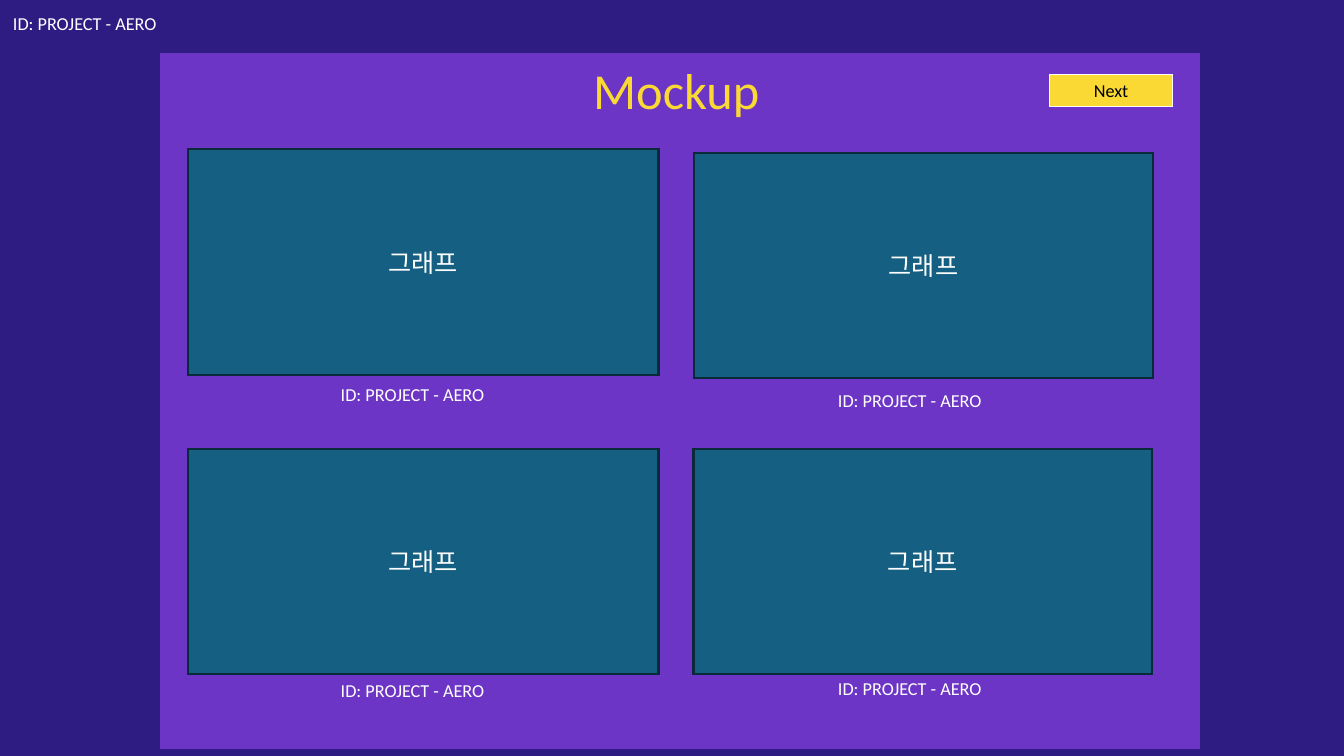
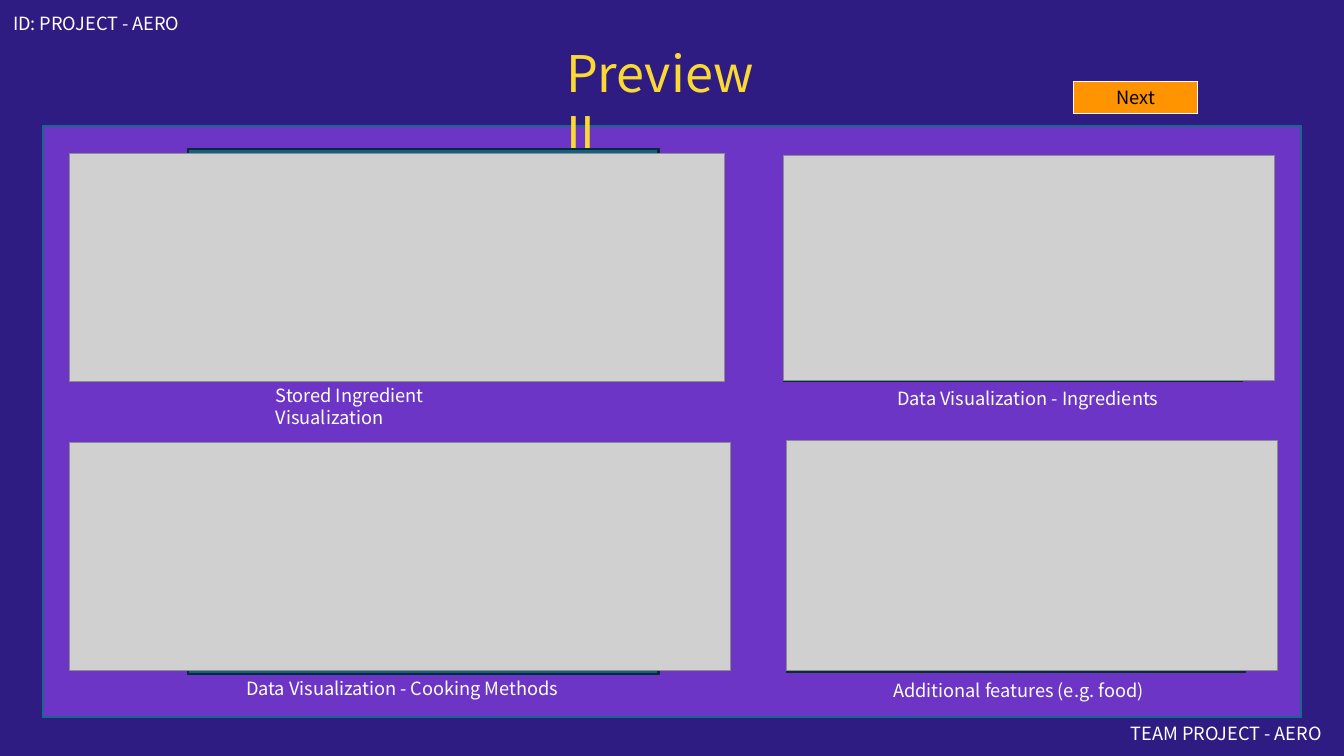
Before and after one commit to hansrocketry-hue/UNIST-Aero, a slide deck: slide 5 of project_powerpoint/project_demo.pptx (slide 4 before the commit). Drawn at 1344x756 pixels with LibreOffice and Linux fonts; fonts in the diff are those of the drawing; grey boxes stand for pictures; background and template pictures are left out. Boxes give left, top, right and bottom in pixels: in the first picture for what was removed or moved away, otherwise in the second. Text is boxed around its words. In the diff, an @@ line names an element or a change of style, - is before the commit and + after.

```diff
--- a/project_powerpoint/project_demo.pptx
+++ b/project_powerpoint/project_demo.pptx
@@ text "ID: PROJECT - AERO" at [13, 16, 180, 31]: font Calibri to Noto Sans CJK KR @@
@@ text at [566, 53, 754, 166]: text changed; font Calibri to Noto Sans CJK KR @@
-Mockup
+Preview II
@@ rectangle "Next": place and size @@
-rectangle "Next" at [1050, 74, 1174, 106]
+rectangle "Next" at [1074, 82, 1198, 114]
@@ rectangle "Next" at [1074, 82, 1198, 114]: font Calibri to Noto Sans CJK KR; fill #FAD935 to #FF9300 @@
@@ rectangle: place and size @@
-rectangle at [161, 54, 1199, 749]
+rectangle at [43, 126, 1302, 718]
@@ rectangle at [43, 126, 1302, 718]: outline #6C35C5 1.5 pt to #16678B 1.5 pt @@
@@ picture added at [70, 153, 725, 381] @@
@@ rectangle "그래프": place and size @@
-rectangle "그래프" at [695, 152, 1153, 378]
+rectangle "그래프" at [784, 156, 1243, 382]
@@ picture added at [784, 155, 1274, 380] @@
@@ text at [276, 387, 424, 424]: text changed; font Calibri to Noto Sans CJK KR @@
-ID: PROJECT - AERO
+Stored Ingredient Visualization
@@ text at [897, 390, 1158, 410]: text changed; font Calibri to Noto Sans CJK KR @@
-ID: PROJECT - AERO
+Data Visualization - Ingredients
@@ picture added at [70, 443, 731, 670] @@
@@ rectangle "그래프": place and size @@
-rectangle "그래프" at [694, 449, 1152, 675]
+rectangle "그래프" at [787, 447, 1246, 673]
@@ picture added at [787, 441, 1277, 670] @@
@@ text at [246, 680, 558, 700]: text changed; font Calibri to Noto Sans CJK KR @@
-ID: PROJECT - AERO
+Data Visualization - Cooking Methods
@@ text at [893, 682, 1143, 702]: text changed; font Calibri to Noto Sans CJK KR @@
-ID: PROJECT - AERO
+Additional features (e.g. food)
@@ text added at [1131, 726, 1322, 741], 13 pt, text #FFFFFF @@
+TEAM PROJECT - AERO
```
Also in this commit, not shown: 5 other slides changed, 1 slide added, 1 slide removed.
